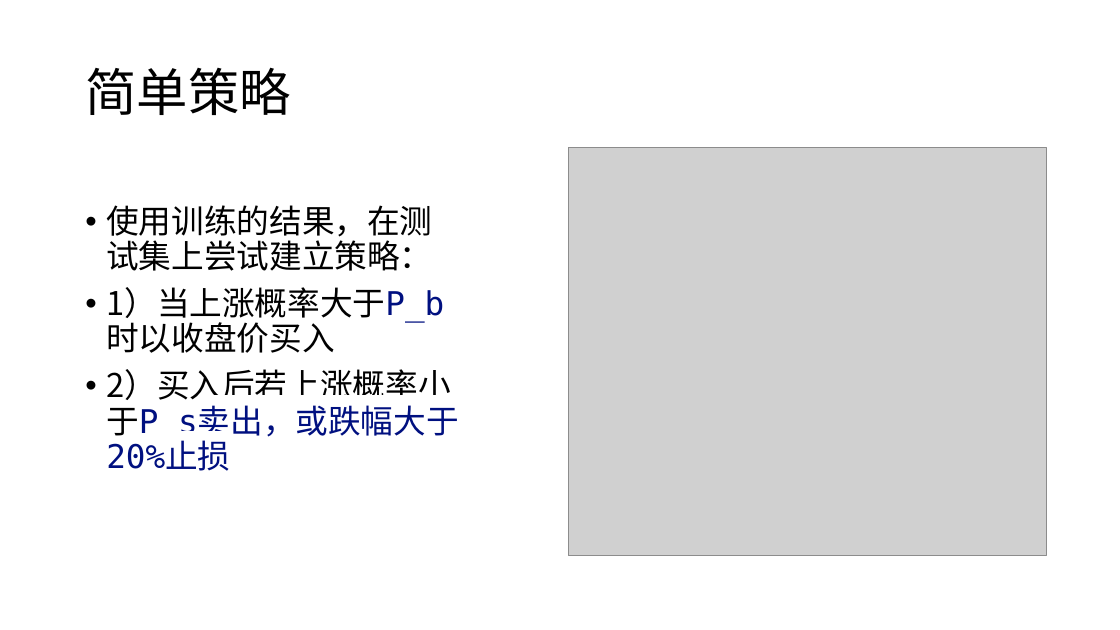
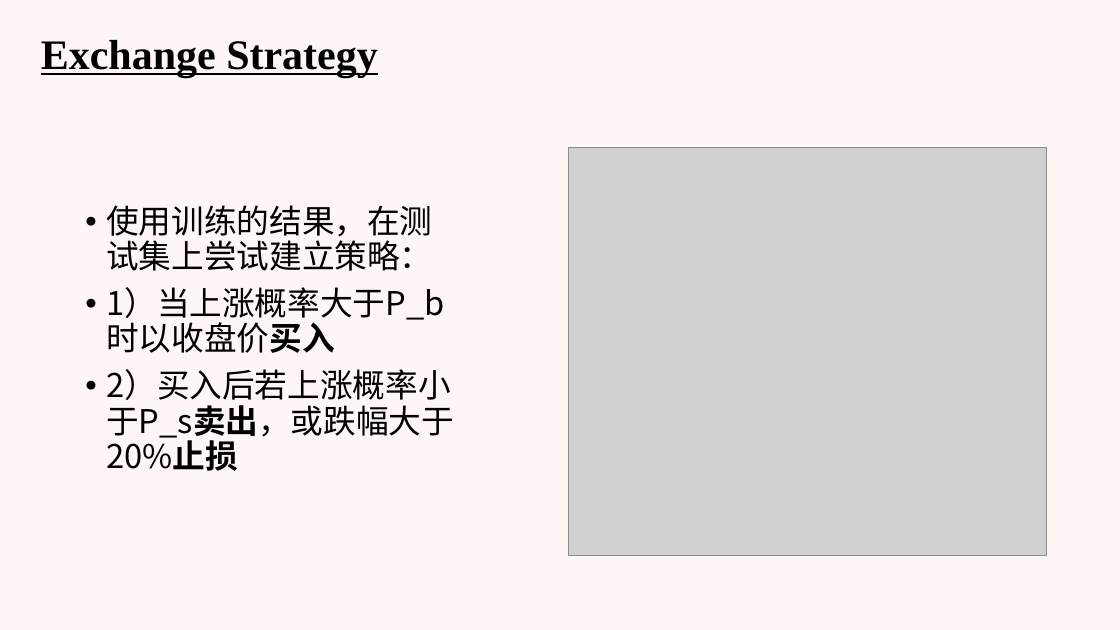
Before and after one commit to Jzzzi/Courses, a slide deck: slide 15 of introToAi/FinalPre/人工智能导论 股票预测.pptx (slide 13 before the commit). Drawn at 1120x630 pixels with LibreOffice and Linux fonts; fonts in the diff are those of the drawing; grey boxes stand for pictures. Boxes give left, top, right and bottom in pixels: in the first picture for what was removed or moved away, otherwise in the second. Text is boxed around its words. In the diff, an @@ line names an element or a change of style, - is before the commit and + after.

```diff
--- a/introToAi/FinalPre/人工智能导论 股票预测.pptx
+++ b/introToAi/FinalPre/人工智能导论 股票预测.pptx
@@ background #FFFFFF to #FEF6F4 @@
@@ text added at <box>41,40,378,77</box>, 36 pt, text #000000, bold, underline @@
+Exchange Strategy
@@ title removed at <box>85,67,290,115</box> @@
-简单策略
@@ text at <box>106,287,454,471</box>: font DejaVu Sans Mono to Noto Sans CJK SC, text colour #001080 to #000000, highlight #FFFFFF to none, bold on in "1）当上涨概率大于P_b时以收盘价买入", "2）买入后若上涨概率小于P_s卖出，或跌幅大于20%止损" @@
```
Also in this commit, not shown: 12 other slides changed, 4 slides added, 2 slides removed, 4 other files.
